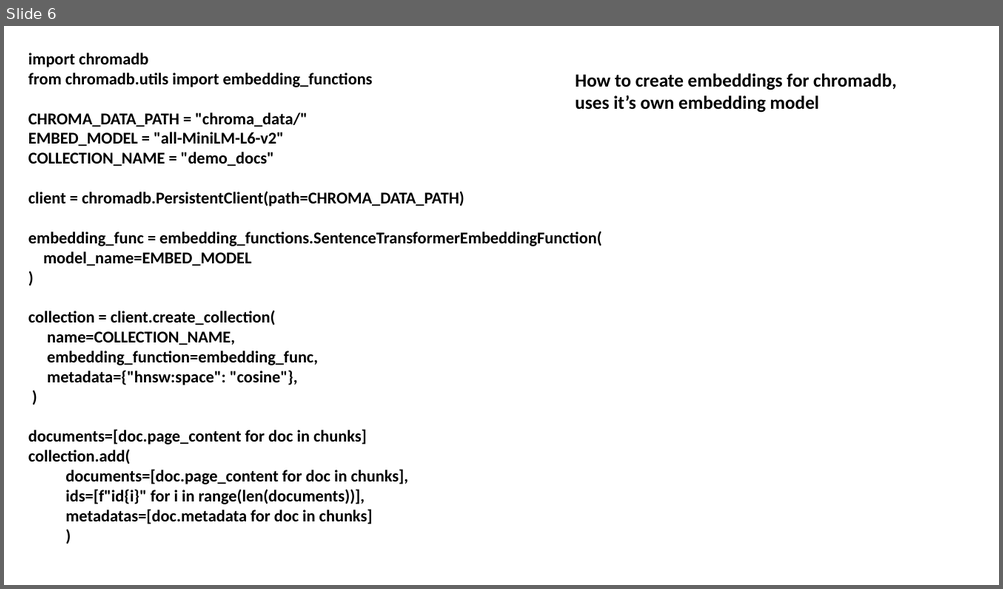
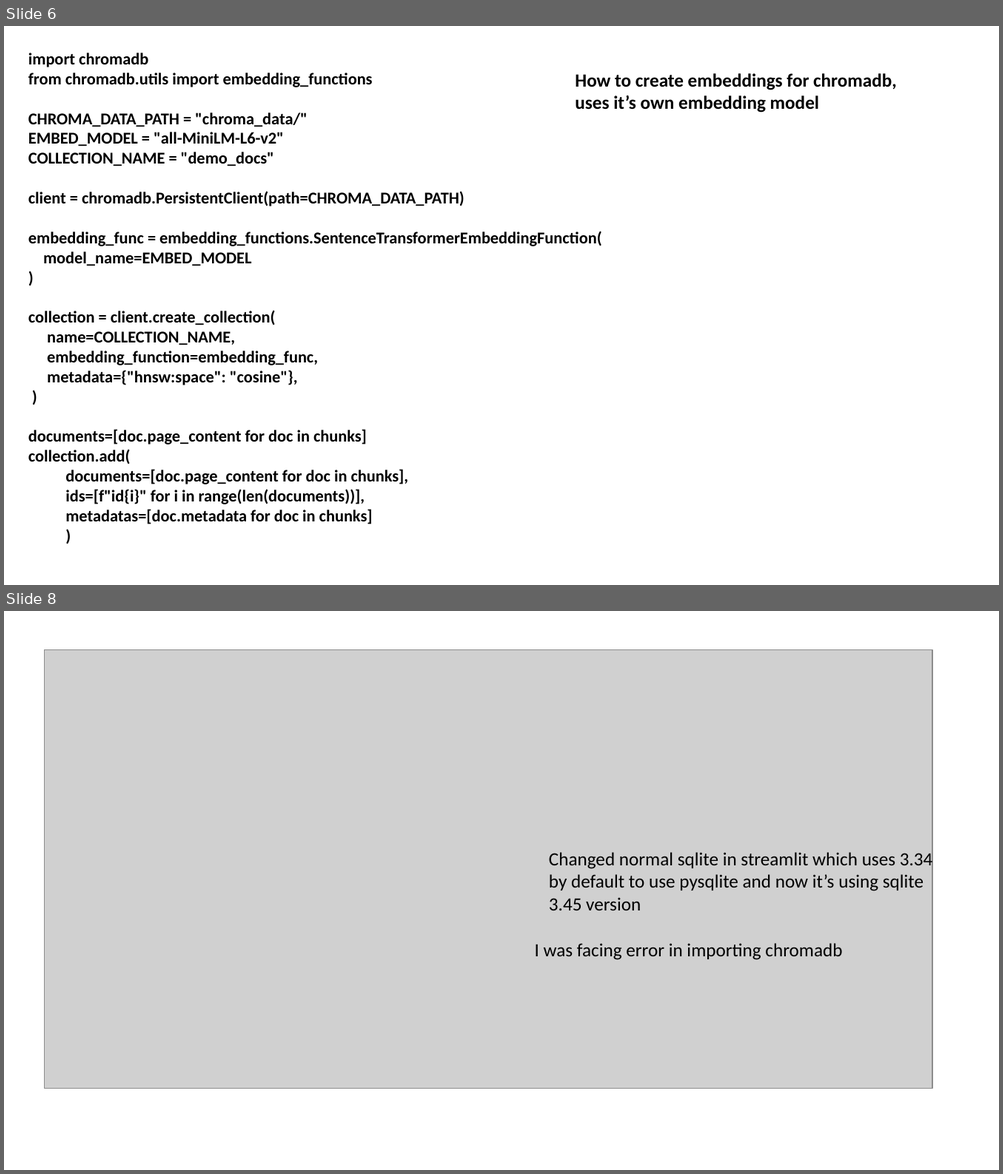
Before and after one commit to indexedakki/LLM_Question_Answering, a slide deck: documentation.pptx. Shown one above the other, each under a label of ours: slide 6 before the commit, slides 6 and 8 after it; the slides between them are not shown. The pictures are 1003x589 and 1003x1174 pixels, drawn with LibreOffice and Linux fonts; fonts in the diff are those of the drawing; grey boxes stand for pictures. Boxes give left, top, right and bottom in pixels: in the first picture for what was removed or moved away, otherwise in the second. Text is boxed around its words. In the diff, an @@ line names an element or a change of style, - is before the commit and + after.

```diff
--- a/documentation.pptx
+++ b/documentation.pptx
@@ slide 8 added at (4, 611, 999, 1170), background #FFFFFF @@
@@ picture added at (44, 649, 932, 1088) @@
@@ text added at (549, 851, 933, 911), 18 pt, text #000000 @@
+Changed normal sqlite in streamlit which uses 3.34 by default to use pysqlite and now it’s using sqlite 3.45 version
@@ text added at (535, 943, 842, 960), 18 pt, text #000000 @@
+I was facing error in importing chromadb
```
Also in this commit, not shown: 3 other slides added.
